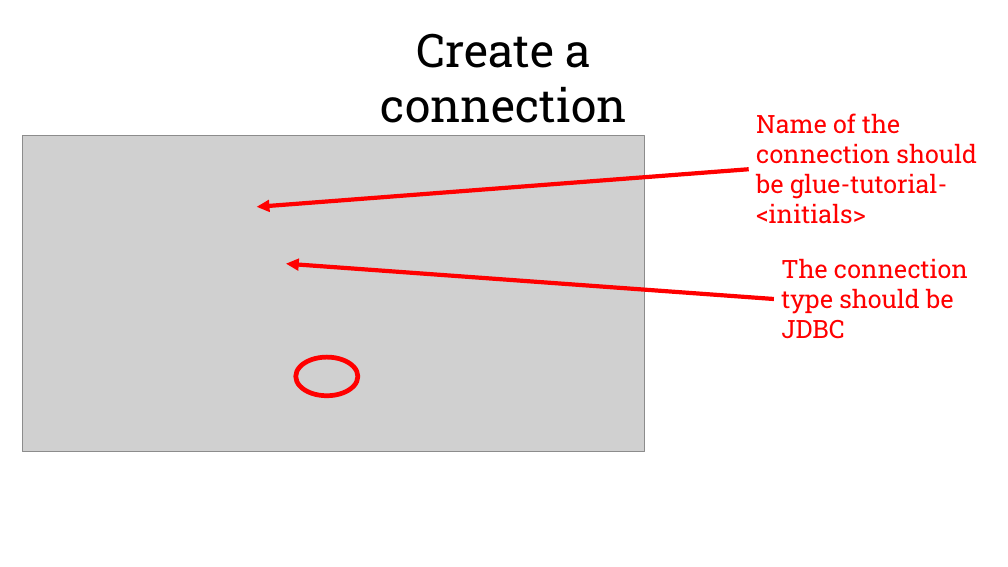
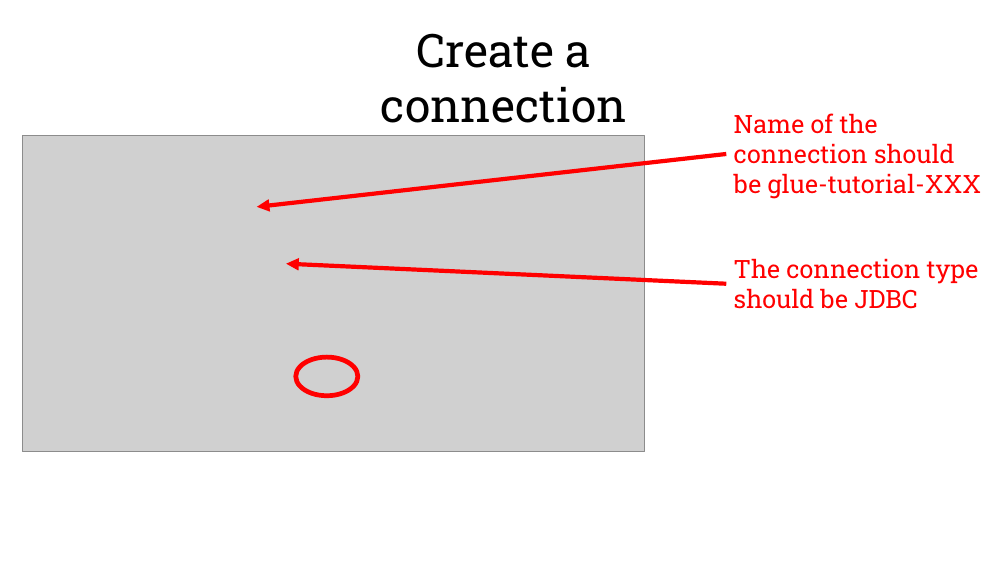
Before and after one commit to jackdsilverman/aws-glue-tutorial, a slide deck: slide 30 of glue-tutorial.pptx (slide 35 before the commit). Drawn at 1008x567 pixels with LibreOffice and Linux fonts; fonts in the diff are those of the drawing; grey boxes stand for pictures; background and template pictures are left out. Boxes give left, top, right and bottom in pixels: in the first picture for what was removed or moved away, otherwise in the second. Text is boxed around its words. In the diff, an @@ line names an element or a change of style, - is before the commit and + after.

```diff
--- a/glue-tutorial.pptx
+++ b/glue-tutorial.pptx
@@ text at <box>734,113,982,199</box>: text changed @@
-Name of the connection should be glue-tutorial-<initials>
+Name of the connection should be glue-tutorial-XXX
@@ arrow moved from (749, 169) - (257, 207) to (727, 154) - (257, 207) @@
@@ arrow moved from (774, 299) - (287, 264) to (727, 284) - (287, 264) @@
@@ text "The connection type should be ..." rewrapped from <box>781,258,968,339</box> to <box>734,258,979,309</box> @@
```
Also in this commit, not shown: 19 other slides changed, 1 slide added, 6 slides removed.
